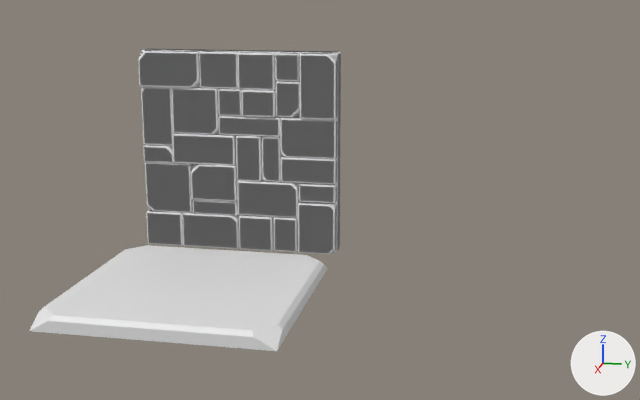
The Blender file Assets/Art/3D/decors.blend, before and after one commit.
Camera for both pictures: a 50 mm camera at (6.95, 2.52, 2.66) aimed at (-0.27, 1.07, 0.85). The axes (+X, +Y, +Z) are drawn at lower right. The lights are the same throughout.

In view in the first picture: 'groundTile1', 'wallTile1.001'.
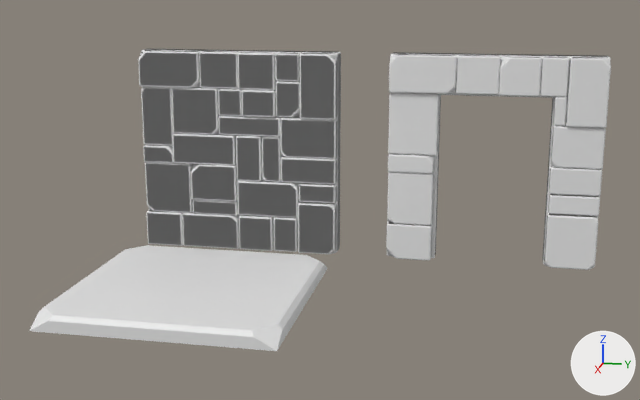
Commit message: door tile

Changed parts and their boxes (x1, y1, x2, y2) in the pictures (640 x 400 px):
'doorTile1_LOW', added
    after: (388, 54, 610, 269)
'doorTile1_HIGH', added
    after: (386, 52, 611, 270)

What changed in the scene script:
```text
Add me_cube_004:
    me_cube_004.from_pydata(...)  # 160 vertices, 104 faces; spans x -0.14..0.15, y -1.0..1.0, z 0.0..2.0
Add me_cube_003:
    me_cube_003.from_pydata(...)  # 160 vertices, 104 faces; spans x -0.09..0.2, y -1.0..1.0, z 0.0..2.0
Add ob_doortile1_low:
    ob_doortile1_low = bpy.data.objects.new('doorTile1_LOW', me_cube_004)
    ob_doortile1_low.location = (-1.543, 2.501, 0.004)
    _m = ob_doortile1_low.modifiers.new('Bevel', 'BEVEL')
    _m.width = 0.02
    _m.width_pct = 0.02
Add ob_doortile1_high:
    ob_doortile1_high = bpy.data.objects.new('doorTile1_HIGH', me_cube_003)
    ob_doortile1_high.location = (-1.592, 2.501, 0.0)
    _m = ob_doortile1_high.modifiers.new('Bevel', 'BEVEL')
    _m.width = 0.02
    _m.width_pct = 0.02
    _m.segments = 3
```
